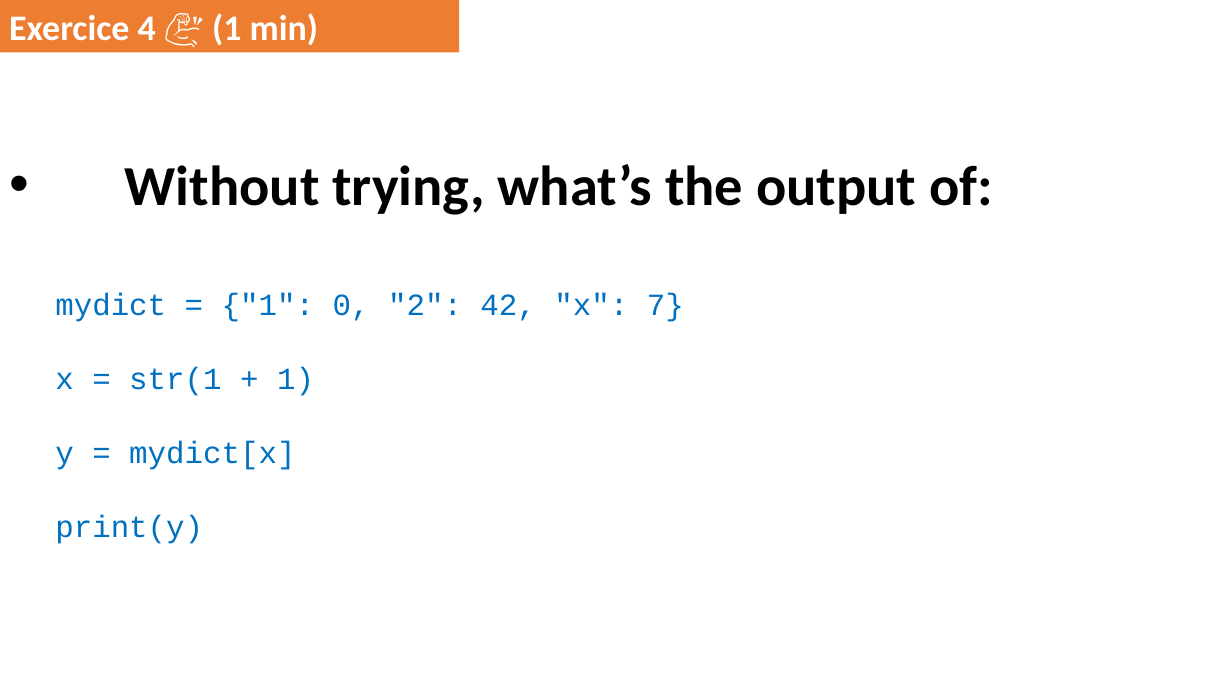
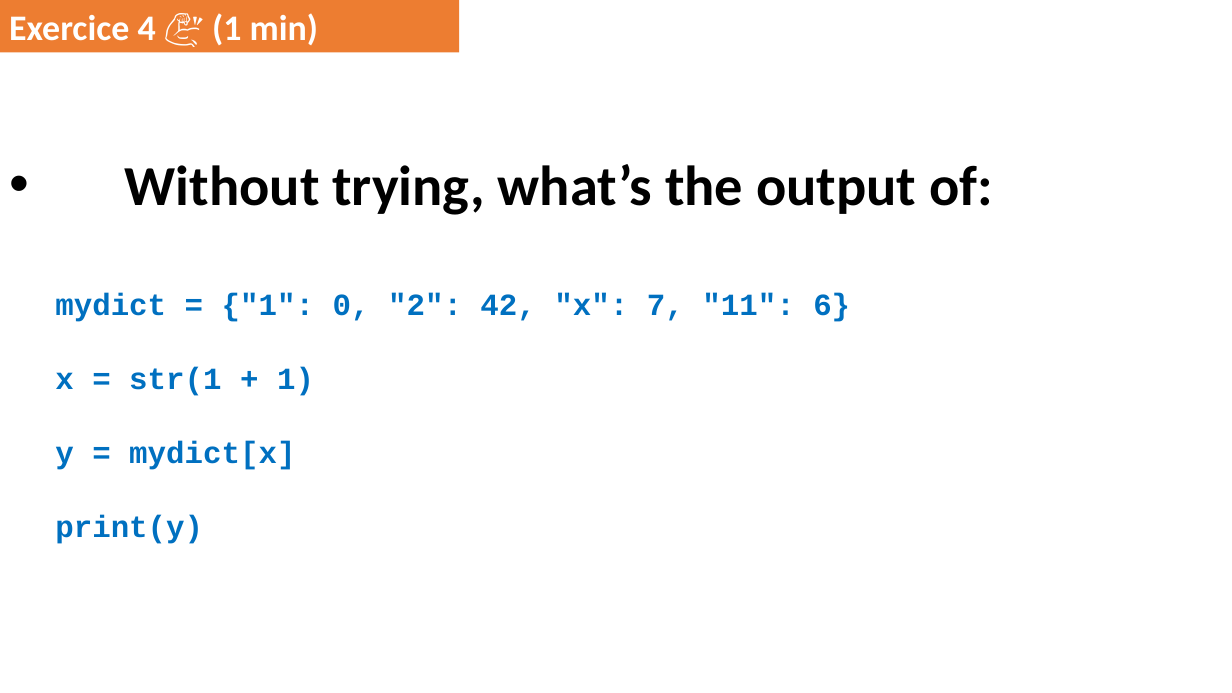
Before and after one commit to DominiqueMakowski/teaching, a slide deck: slide 20 of Python/2022_Zurich/AdvancedPython_2022.pptx. Drawn at 1232x693 pixels with LibreOffice and Linux fonts; fonts in the diff are those of the drawing. Boxes give left, top, right and bottom in pixels: in the first picture for what was removed or moved away, otherwise in the second. Text is boxed around its words. In the diff, an @@ line names an element or a change of style, - is before the commit and + after.

```diff
--- a/Python/2022_Zurich/AdvancedPython_2022.pptx
+++ b/Python/2022_Zurich/AdvancedPython_2022.pptx
@@ text at [55,293,850,322]: text changed; bold on @@
-  mydict = {"1": 0, "2": 42, "x": 7}
+  mydict = {"1": 0, "2": 42, "x": 7, "11": 6}
@@ text at [55,367,314,544]: bold on in "x = str(1 + 1)", "y = mydict[x]", "print(y)" @@
```
Also in this commit, not shown: 27 other slides changed, 5 slides added.
